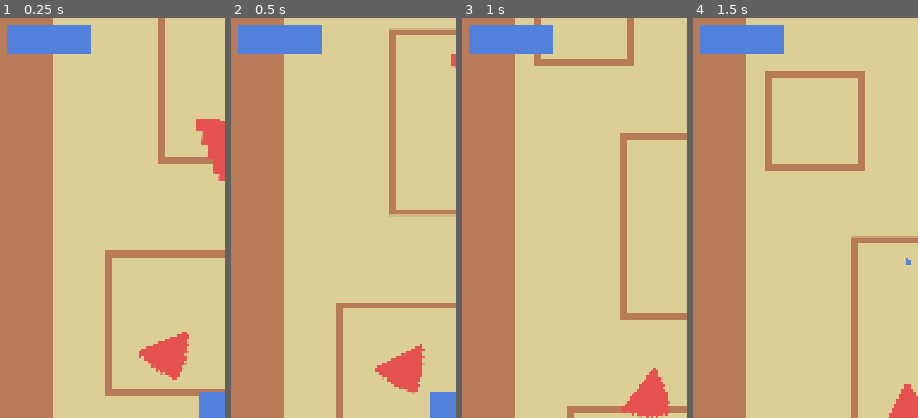
Above: before the commit, frames 1-4 (left to right).
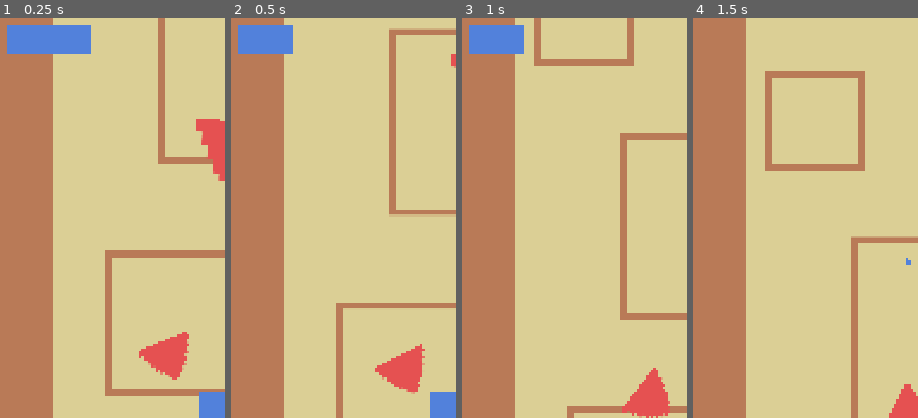
Above: after the commit, the same moments.

Repository: cormacoshaughnessey-maker/PanthersArcade
Game: Godot game, scene res://Scenes/game.tscn
Same seed, same stepped clock (60 frames per second), same inputs: the game is played once before the commit and once after it.
Inputs:
- Up to frame 1 (0.25 s): no input
- Up to frame 2 (0.5 s): no input
- Up to frame 3 (1 s): hold Right (right) from 0.53 s (still down); hold Space (rewind) from 0.53 s (still down)
- Up to frame 4 (1.5 s): release Right (right) at 1.28 s; release Space (rewind) at 1.28 s; hold Down (down) from 1.28 s (still down); tap Space (rewind) at 1.35 s
The pictures show only the part of the screen within x 0-50%, y 0-50%; the shares and areas given below are measured in that part.

Frame 1 is identical in both runs. In frame 2, 0.9% of the frame differs, in the area x 27-41%, y 1-9%; in frame 3, 0.9%; in frame 4, 2.7%, in the area x 3-41%, y 1-9%.

Commit message:
Added taking damage

Diff:
--- a/panthers-arcade-game/Scenes/enemy_projectile.tscn
+++ b/panthers-arcade-game/Scenes/enemy_projectile.tscn
@@ -1,19 +1,19 @@
-[gd_scene load_steps=3 format=3 uid="uid://enemy_projectile_scene"]
+[gd_scene format=3 uid="uid://drpircda8rv5b"]
 
-[ext_resource type="Script" path="res://Scripts/enemy_projectile.gd" id="1_projectile"]
-[ext_resource type="Texture2D" uid="uid://bpfvugo5mdth" path="res://Sprites/placeholder_player.png" id="2_sprite"]
+[ext_resource type="Script" uid="uid://cst5ngktc8ki5" path="res://Scripts/enemy_projectile.gd" id="1_projectile"]
+[ext_resource type="Texture2D" uid="uid://bpfvugo5mdth" path="res://Assets/placeholder_player.png" id="2_sprite"]
 
 [sub_resource type="CircleShape2D" id="CircleShape2D_projectile"]
 radius = 4.0
 
-[node name="EnemyProjectile" type="Area2D"]
+[node name="EnemyProjectile" type="Area2D" unique_id=1675078706]
 collision_layer = 16
 collision_mask = 10
 script = ExtResource("1_projectile")
 
-[node name="Sprite2D" type="Sprite2D" parent="."]
+[node name="Sprite2D" type="Sprite2D" parent="." unique_id=1957256565]
 scale = Vector2(0.1, 0.1)
 texture = ExtResource("2_sprite")
 
-[node name="CollisionShape2D" type="CollisionShape2D" parent="."]
+[node name="CollisionShape2D" type="CollisionShape2D" parent="." unique_id=415012167]
 shape = SubResource("CircleShape2D_projectile")
--- a/panthers-arcade-game/Scenes/game.tscn
+++ b/panthers-arcade-game/Scenes/game.tscn
@@ -41,3 +41,8 @@
 [node name="RangedEnemy" parent="Enemies" unique_id=1820449908 instance=ExtResource("4_3dryh")]
 z_index = 10
 position = Vector2(680, 800)
+
+[connection signal="lives_changed" from="Player" to="UI/UI" method="_on_player_lives_changed"]
+[connection signal="body_entered" from="Enemies/MiniBoss" to="." method="_on_mini_boss_body_entered"]
+[connection signal="body_entered" from="Enemies/MeleeEnemy" to="." method="_on_melee_enemy_body_entered"]
+[connection signal="body_entered" from="Enemies/RangedEnemy" to="." method="_on_ranged_enemy_body_entered"]
--- a/panthers-arcade-game/Scripts/enemy_projectile.gd
+++ b/panthers-arcade-game/Scripts/enemy_projectile.gd
@@ -56,9 +56,6 @@
 
 # when projectile hits the player
 func _on_body_entered(body: Node2D) -> void:
-	if body.is_in_group("player"):
-		# damage the player
-		if body.has_method("take_damage"):
-			body.take_damage(damage)
-		print("projectile hit player for ", damage, " damage!")
+	if body.has_method("lose_life"):
+		body.lose_life()
 		queue_free()  # destroy projectile after hitting
--- a/panthers-arcade-game/Scripts/game.gd
+++ b/panthers-arcade-game/Scripts/game.gd
@@ -13,3 +13,18 @@
  # INFO: Function run only once when the game starts running
 func _ready():
 	lives = 3
+
+#functions for taking damage with collision
+func _on_mini_boss_body_entered(body: Node2D) -> void:
+	if body.has_method("lose_life"):
+		body.lose_life()
+
+
+func _on_melee_enemy_body_entered(body: Node2D) -> void:
+	if body.has_method("lose_life"):
+		body.lose_life()
+
+
+func _on_ranged_enemy_body_entered(body: Node2D) -> void:
+	if body.has_method("lose_life"):
+		body.lose_life()
--- a/panthers-arcade-game/Scripts/player.gd
+++ b/panthers-arcade-game/Scripts/player.gd
@@ -6,7 +6,6 @@
 @export var invincibility_duration := 1.5  # seconds of i-frames after getting hit
 
 # signals for the UI to hook into
-signal health_changed(current_health: float, max_health: float)
 signal lives_changed(current_lives: int)
 signal player_died
 
@@ -25,6 +24,7 @@
 @onready var player_attacks := game_node.get_node("PlayerAttacks")
 @onready var player_projections := game_node.get_node("PlayerProjections")
 @onready var rewind_cooldown_timer := $RewindCooldownTimer
+@onready var ui = $UI/UI
 
 var attack_scene := preload("res://Scenes/rewind_attack.tscn")
 var projection_scene := preload("res://Scenes/player_projection.tscn")
@@ -125,26 +125,10 @@
 
 
 #region Health/Damage Functions
- # INFO: Called when player takes damage from enemies
-func take_damage(amount: float) -> void:
-	# can't take damage while invincible or rewinding (rewinding gives i-frames too)
-	if is_invincible or rewinding:
-		return
-
-	current_health -= amount
-	health_changed.emit(current_health, max_health)
-	# TODO: play hurt animation/effect, maybe flash the sprite
-
-	if current_health <= 0:
-		lose_life()
-	else:
-		# give player some i-frames so they don't get stunlocked
-		start_invincibility()
-
-
  # INFO: Player loses a life
 func lose_life() -> void:
 	current_lives -= 1
+	print("hi2")
 	lives_changed.emit(current_lives)
 
 	if current_lives <= 0:
@@ -153,9 +137,6 @@
 		# TODO: play death animation, show game over screen
 		print("player is dead! game over!")
 	else:
-		# still got lives left, reset health and give i-frames
-		current_health = max_health
-		health_changed.emit(current_health, max_health)
 		start_invincibility()
 		print("lost a life! lives left: ", current_lives)
 
@@ -166,6 +147,7 @@
 	# TODO: make sprite flash or something to show i-frames
 	await get_tree().create_timer(invincibility_duration).timeout
 	is_invincible = false
+
 #endregion
 
 
--- a/panthers-arcade-game/Scripts/ui.gd
+++ b/panthers-arcade-game/Scripts/ui.gd
@@ -12,3 +12,8 @@
 	for i in amount:
 		var ul = uilife_scene.instantiate()
 		lives.add_child(ul)
+
+
+func _on_player_lives_changed(current_lives: int) -> void:
+	init_lives(current_lives)
+	print("hi")
Not shown: 1 places in panthers-arcade-game/Scenes/game.tscn that only renumber resources
